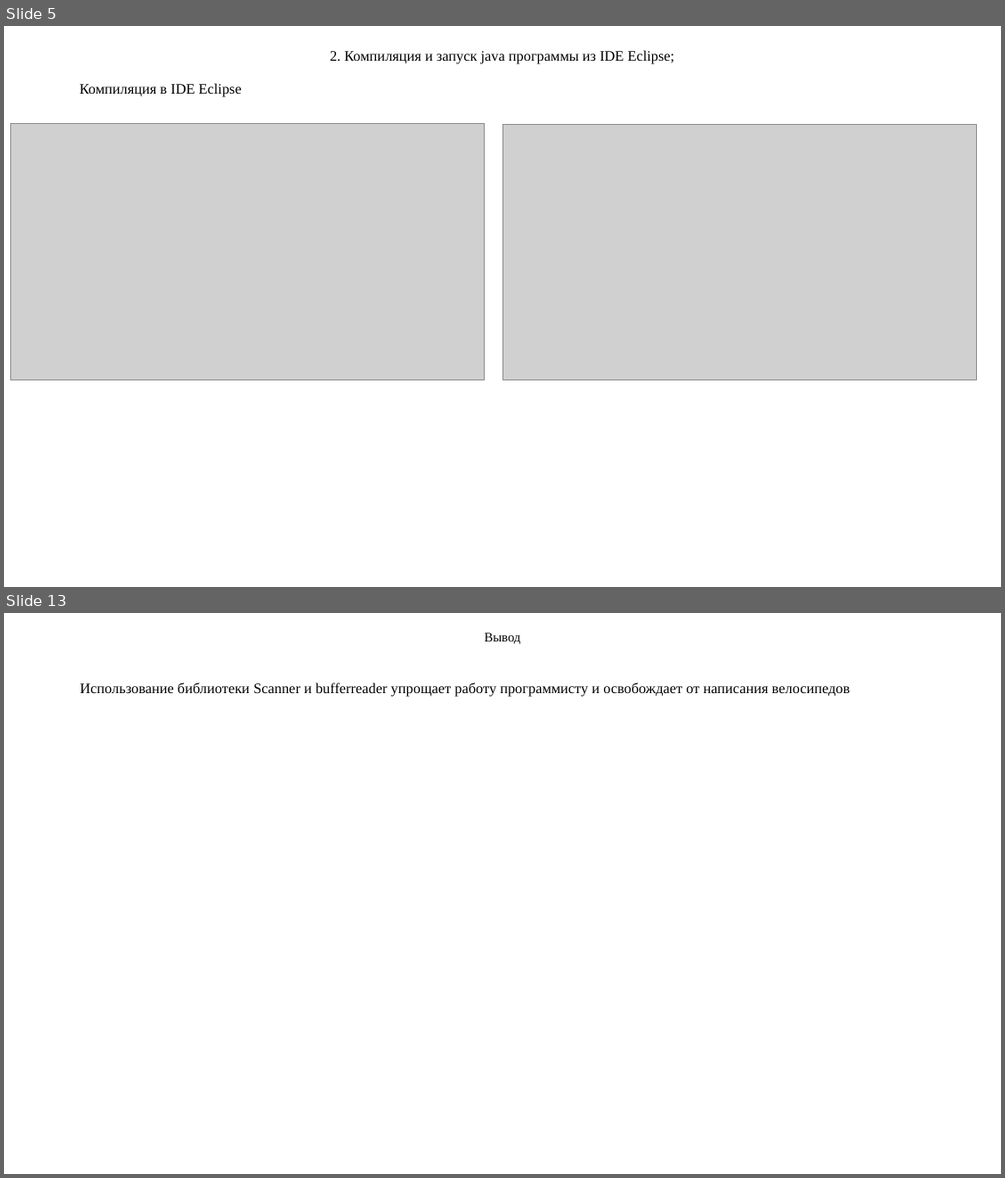
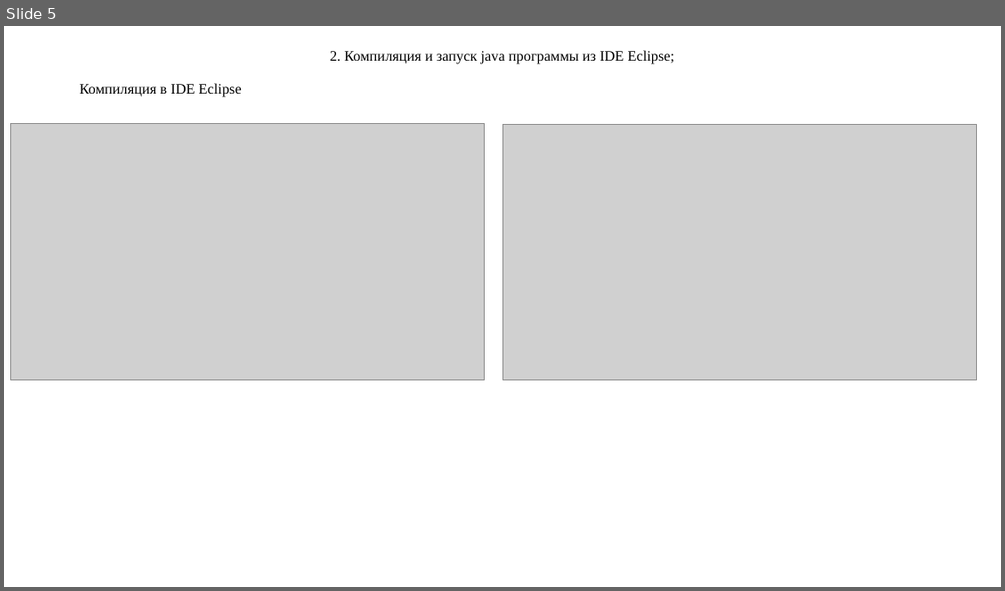
Before and after one commit to Vladnwx/Learn2023-2024, a slide deck: src/lr2/РИЗ-130916у Савельев В.Н. Отчет о выполнении ЛР2.pptx. Shown one above the other, each under a label of ours: slides 5 and 13 before the commit, slide 5 after it; the slides between them are not shown. The pictures are 1005x1178 and 1005x591 pixels, drawn with LibreOffice and Linux fonts; fonts in the diff are those of the drawing; grey boxes stand for pictures. Boxes give left, top, right and bottom in pixels: in the first picture for what was removed or moved away, otherwise in the second. Text is boxed around its words. In the diff, an @@ line names an element or a change of style, - is before the commit and + after.

```diff
--- a/src/lr2/РИЗ-130916у Савельев В.Н. Отчет о выполнении ЛР2.pptx
+++ b/src/lr2/РИЗ-130916у Савельев В.Н. Отчет о выполнении ЛР2.pptx
@@ slide 13 removed at (4,613,1001,1174), background #FFFFFF @@
@@ title removed at (485,633,521,644) @@
-Вывод
@@ text removed at (80,682,850,696) @@
-Использование библиотеки Scanner и bufferreader упрощает работу программисту и освобождает от написания велосипедов
```
Also in this commit, not shown: 7 slides changed, 2 slides added, 1 other file.
